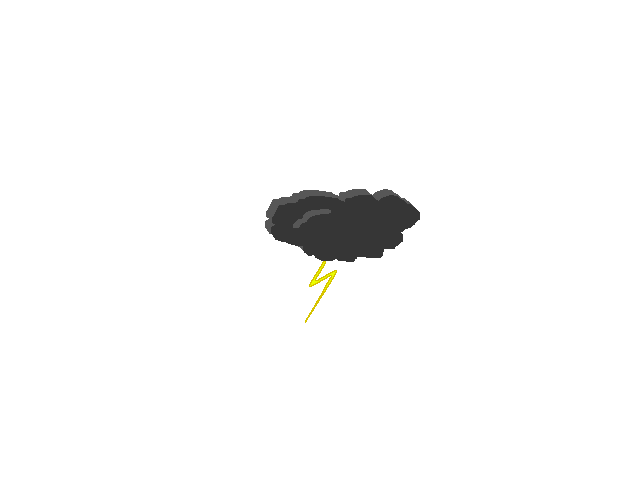
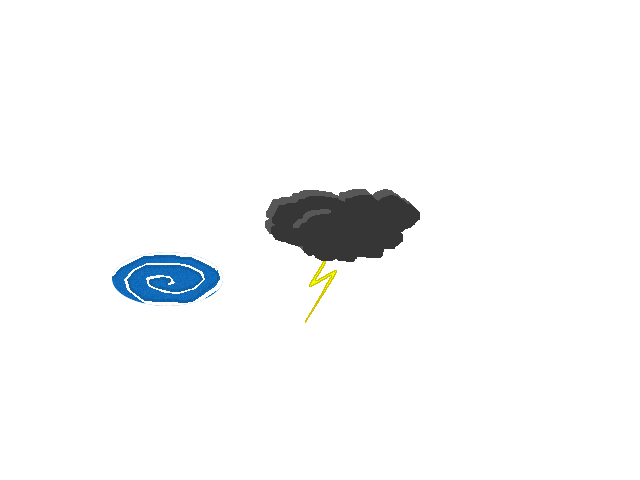
Layer changes from the first 640 x 480 image to the second:
painted on "Layer" over (x1=112, y1=252, x2=223, y2=306)
